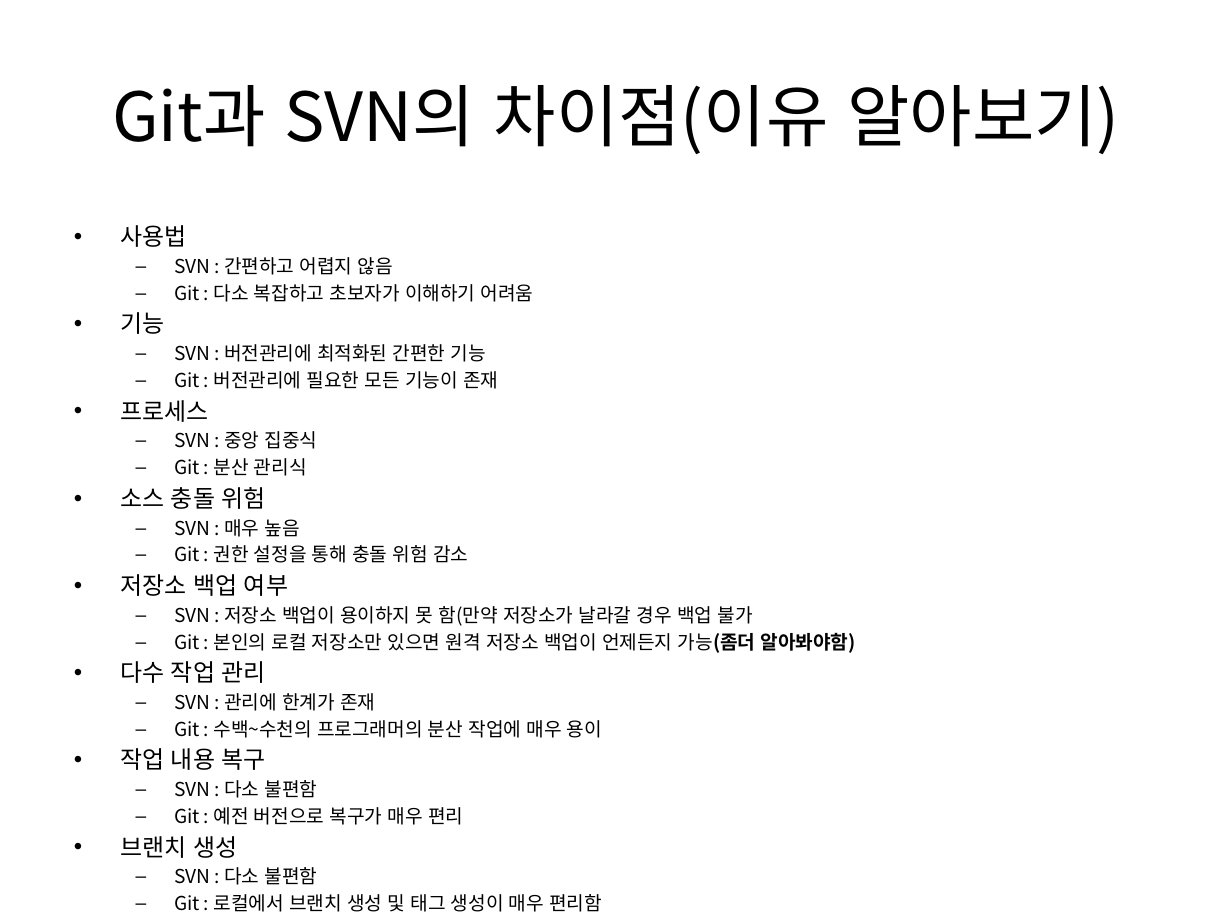
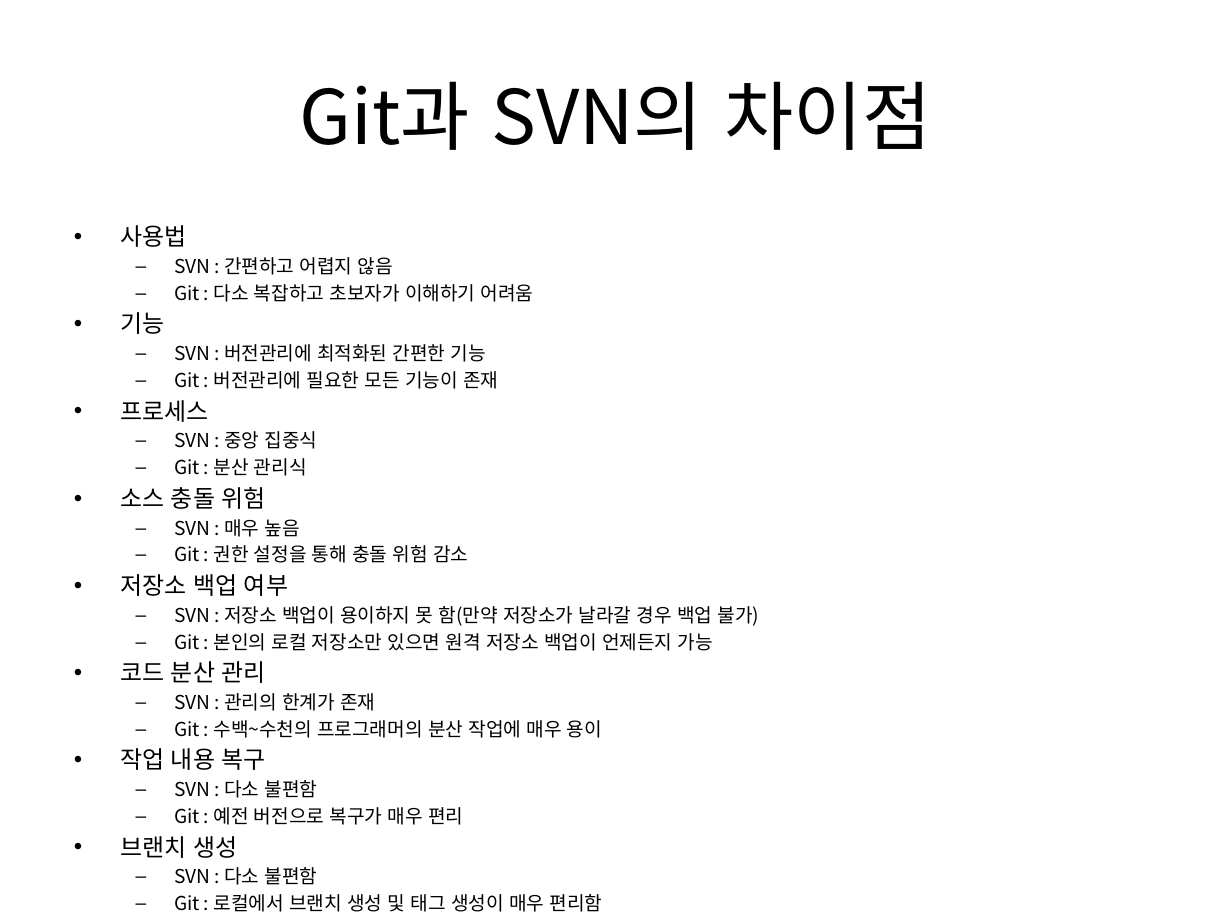
Before and after one commit to KimYoungJae0125/Command, a slide deck: slide 6 of Git/Git.pptx. Drawn at 1232x924 pixels with LibreOffice and Linux fonts; fonts in the diff are those of the drawing. Boxes give left, top, right and bottom in pixels: in the first picture for what was removed or moved away, otherwise in the second. Text is boxed around its words. In the diff, an @@ line names an element or a change of style, - is before the commit and + after.

Commit message:
중간 ppt 저장

```diff
--- a/Git/Git.pptx
+++ b/Git/Git.pptx
@@ title at [300, 81, 932, 150]: text changed; size 39.6 to 44 pt @@
-Git과 SVN의 차이점(이유 알아보기)
+Git과 SVN의 차이점
@@ text at [120, 344, 760, 683]: text changed @@
-  – SVN : 저장소 백업이 용이하지 못 함(만약 저장소가 날라갈 경우 백업 불가
-  – Git : 본인의 로컬 저장소만 있으면 원격 저장소 백업이 언제든지 가능(좀더 알아봐야함)
-• 다수 작업 관리
-  – SVN : 관리에 한계가 존재
+  – SVN : 저장소 백업이 용이하지 못 함(만약 저장소가 날라갈 경우 백업 불가)
+  – Git : 본인의 로컬 저장소만 있으면 원격 저장소 백업이 언제든지 가능
+• 코드 분산 관리
+  – SVN : 관리의 한계가 존재
```
Also in this commit, not shown: 5 other slides changed, 1 slide added.
